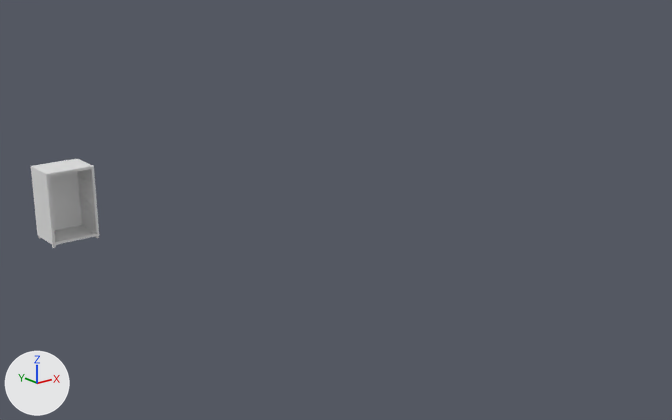
The FBX model Assets/EchoesOfMutations/Mapa/ObjetosFabrica/Refrigerador.fbx as it was, and as the next commit left it.
The view is the same before and after, from a camera (50 mm lens) standing at (43.13, -35.61, 4.25) and looking at (50.28, -26.68, 0.68). The axes (+X, +Y, +Z) are drawn at lower left. The lights are the same throughout. The first picture is the older version. Where no turn or scale is listed for an object, it has been applied to the vertices.

Names of what the first picture shows: 'PartesRefrigerador'.
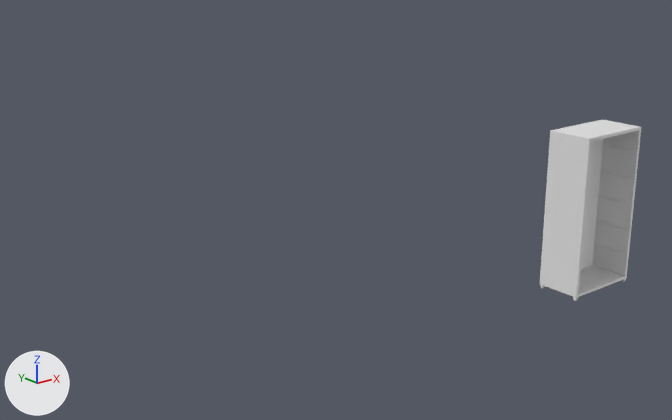
The change, as a list of edits to the scene's bpy script:
```text
Change me_mesh:
    used by ob_partesrefrigerador; location = (47.88, -23.74, 0.02)
    before: 0 (-0.295, -0.166, 0.0) at pixel (53, 245), 2 (-0.295, 0.378, 0.0) at pixel (37, 235), 4 (-0.295, -0.166, 1.001) at pixel (46, 174), 5 (0.378, -0.166, 1.001) at pixel (93, 166), 6 (-0.295, 0.378, 1.001) at pixel (30, 165)
    before: 7 (0.378, 0.378, 1.001) at pixel (77, 158), 8 (-0.26, -0.166, 0.035) at pixel (55, 242), 10 (0.343, -0.166, 0.966) at pixel (91, 168), 11 (-0.26, -0.166, 0.966) at pixel (49, 176), 12 (-0.26, 0.32, 0.035)
    before: 14 (0.343, 0.32, 0.966), 15 (-0.26, 0.32, 0.966)
    remove me_mesh.from_pydata(...)  # 448 vertices, 418 faces; spans x -0.295..0.378, y -0.166..0.378, z -0.039..1.001
    add me_mesh.from_pydata(...)  # 448 vertices, 418 faces; spans x -0.608..0.378, y -0.166..0.378, z -0.039..1.899
    me_mesh part 1: the loose piece of 40 vertices spanning x 0.331..0.343, y -0.138..0.311, z 0.656..0.693 is moved by (0.0, 0.0, 0.599)
    me_mesh part 2: the loose piece of 40 vertices spanning x 0.331..0.343, y -0.138..0.311, z 0.743..0.78 is moved by (0.0, 0.0, 0.84)
    me_mesh part 3: the loose piece of 40 vertices spanning x 0.331..0.344, y -0.138..0.311, z 0.427..0.464 is moved by (0.0, 0.0, 0.19)
    me_mesh part 4: the loose piece of 40 vertices spanning x 0.331..0.344, y -0.138..0.311, z 0.517..0.554 is moved by (0.0, 0.0, 0.414)
    me_mesh part 5
    add for i in [0, 2, 8, 12]: me_mesh.vertices[i].co += Vector((-0.312, 0.0, 0.0))
    add for i in [4, 6, 11, 15]: me_mesh.vertices[i].co += Vector((-0.312, 0.0, 0.898))
    add for i in [5, 7, 10, 14]: me_mesh.vertices[i].co += Vector((0.0, 0.0, 0.898))
    other edits to the shape of me_mesh do not show in these pictures
Change ob_partesrefrigerador:
    ob_partesrefrigerador.location: (47.88, -23.74, 0.02) -> (52.24, -29.31, 0.02)
```

Pixel boxes (x1, y1, x2, y2) of what changed, in the pictures (672 x 420 px; the box of a moved part takes in the faces that stretch with it):
'PartesRefrigerador', reshaped, moved (48% wider, 102% taller)
    before: (31, 159, 99, 248)
    after: (540, 119, 641, 300)
part 1 of me_mesh, moved or reshaped
    before: (78, 181, 92, 190)
    after: (600, 170, 632, 180)
part 2 of me_mesh, moved or reshaped
    before: (77, 175, 92, 184)
    after: (603, 143, 635, 153)
part 3 of me_mesh, moved or reshaped
    before: (79, 197, 94, 206)
    after: (596, 219, 627, 231)
part 4 of me_mesh, moved or reshaped
    before: (79, 190, 93, 200)
    after: (598, 195, 630, 206)
part 5 of me_mesh, moved or reshaped
    before: (31, 159, 99, 245)
    after: (540, 119, 641, 298)
